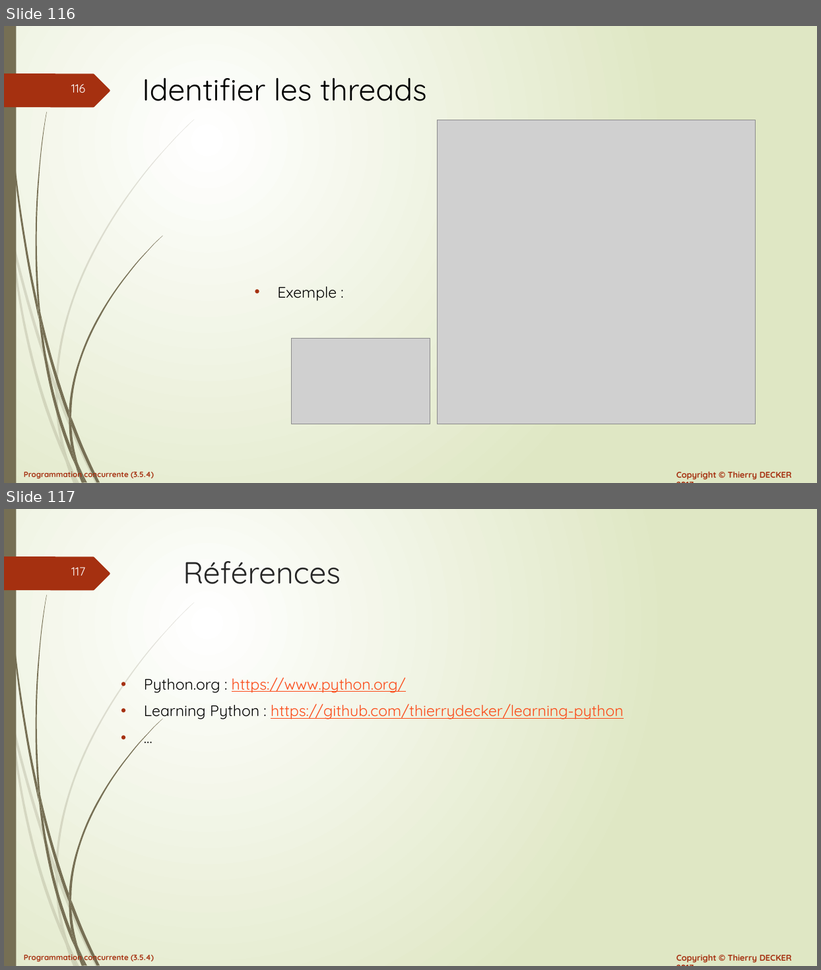
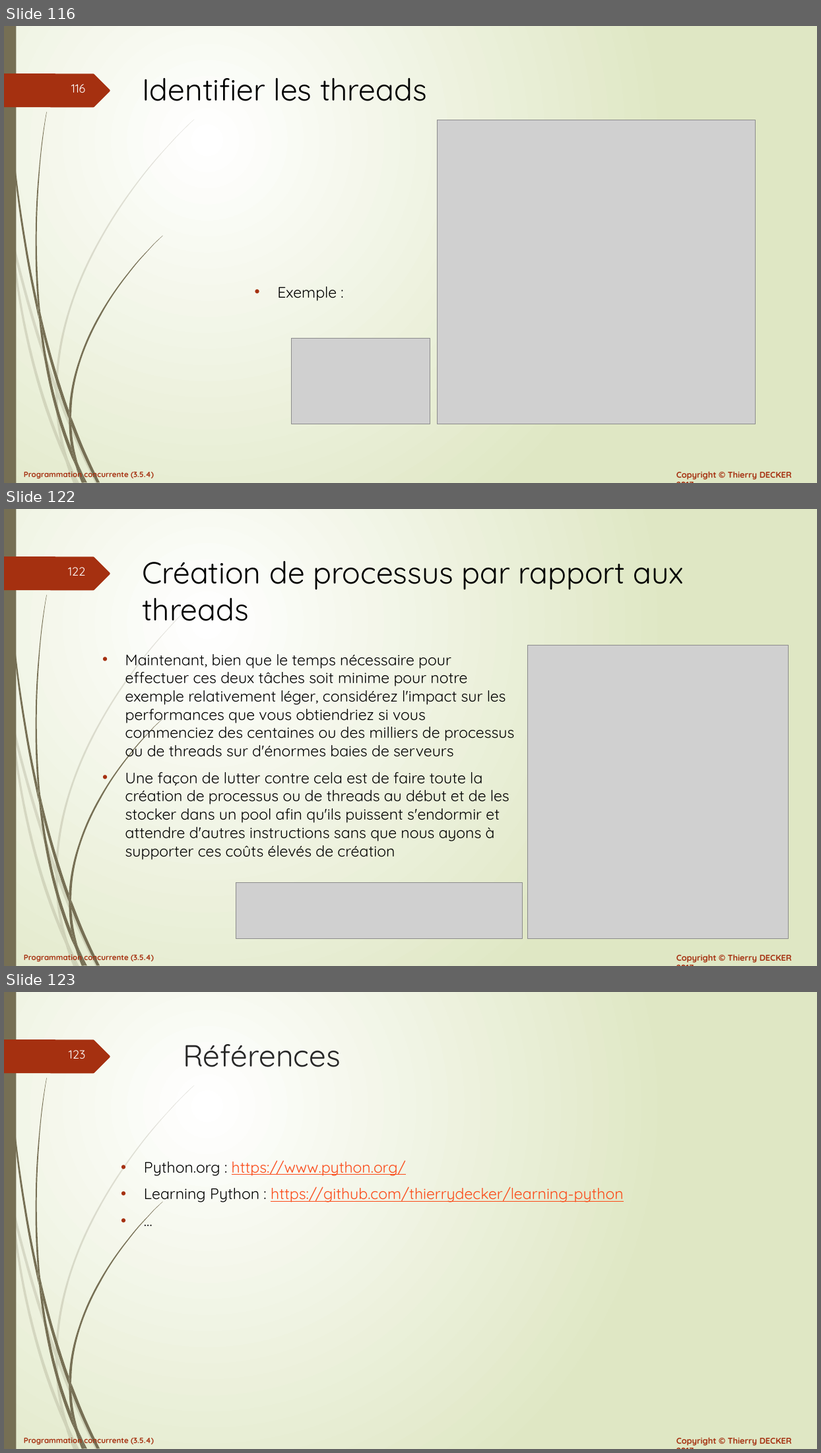
Before and after one commit to VikmanTheRacoon/learning-python, a slide deck: documentations/python-103.pptx. Shown one above the other, each under a label of ours: slides 116 and 117 before the commit, slides 116, 122 and 123 after it; the slides between them are not shown. The pictures are 821x970 and 821x1453 pixels, drawn with LibreOffice and Linux fonts; fonts in the diff are those of the drawing; grey boxes stand for pictures. Boxes give left, top, right and bottom in pixels: in the first picture for what was removed or moved away, otherwise in the second. Text is boxed around its words. In the diff, an @@ line names an element or a change of style, - is before the commit and + after.

```diff
--- a/documentations/python-103.pptx
+++ b/documentations/python-103.pptx
@@ slide 122 added at <box>4,509,817,966</box>, background gradient #FFFFFF to #DFE8C4; not listed: 27 template elements that a slide beside it also shows @@
@@ title added at <box>142,561,684,621</box>, 36 pt, text #000000 @@
+Création de processus par rapport aux threads
@@ picture added at <box>527,645,789,939</box> @@
@@ text added at <box>125,654,514,860</box>, 18 pt, text #000000 @@
+• Maintenant, bien que le temps nécessaire pour effectuer ces deux tâches soit minime pour notre exemple relativement léger, considérez l'impact sur les performances que vous obtiendriez si vous commenciez des centaines ou des milliers de processus ou de threads sur d'énormes baies de serveurs
+• Une façon de lutter contre cela est de faire toute la création de processus ou de threads au début et de les stocker dans un pool afin qu'ils puissent s'endormir et attendre d'autres instructions sans que nous ayons à supporter ces coûts élevés de création
@@ picture added at <box>236,883,523,940</box> @@
@@ what was slide 117 is now slide 123 @@
@@ page number at <box>69,1050,86,1059</box>: text changed @@
-117
+123
```
Also in this commit, not shown: 5 other slides added, 1 other file.
